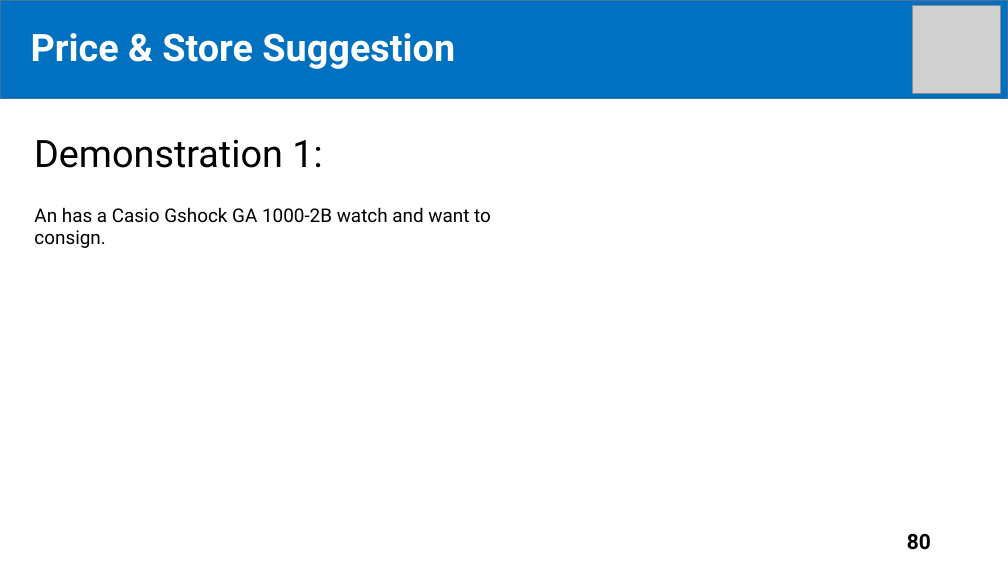
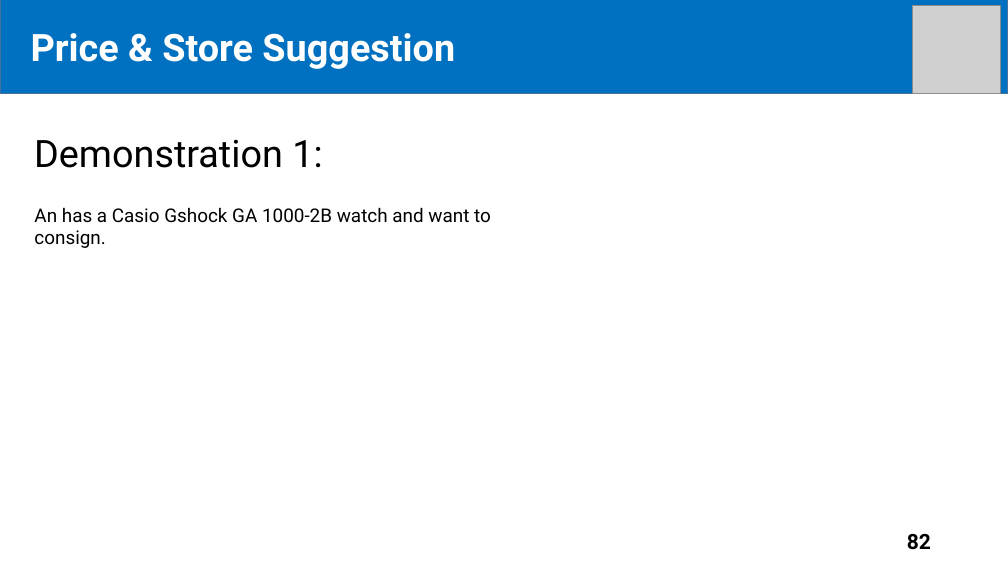
Before and after one commit to tiendan3108/CP, a slide deck: slide 82 of Source/Presentation/PreFinalPresentation.pptx (slide 80 before the commit). Drawn at 1008x567 pixels with LibreOffice and Linux fonts; fonts in the diff are those of the drawing; grey boxes stand for pictures. Boxes give left, top, right and bottom in pixels: in the first picture for what was removed or moved away, otherwise in the second. Text is boxed around its words. In the diff, an @@ line names an element or a change of style, - is before the commit and + after.

```diff
--- a/Source/Presentation/PreFinalPresentation.pptx
+++ b/Source/Presentation/PreFinalPresentation.pptx
@@ rectangle: place and size @@
-rectangle at <box>0,0,1008,98</box>
+rectangle at <box>0,0,1008,93</box>
@@ page number at <box>907,534,931,550</box>: text changed @@
-80
+82
```
Also in this commit, not shown: 12 other slides changed, 2 slides added.
